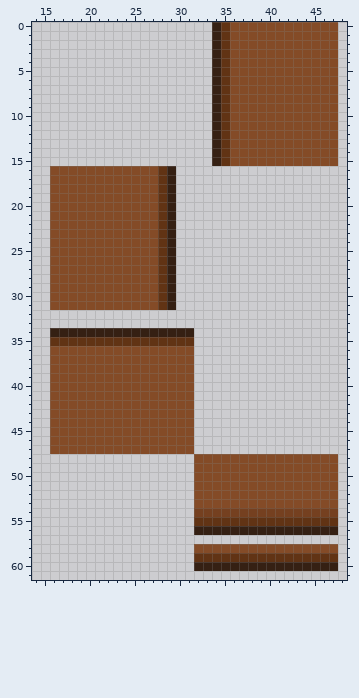
One commit to this pixel-art sprite: Resources/Textures/Structures/Furniture/Tables/card.rsi/state_4.png. This is how it looked before the edit.
The file is 64x64 pixels. Shown: x 14..48, y 0..61.
The result:
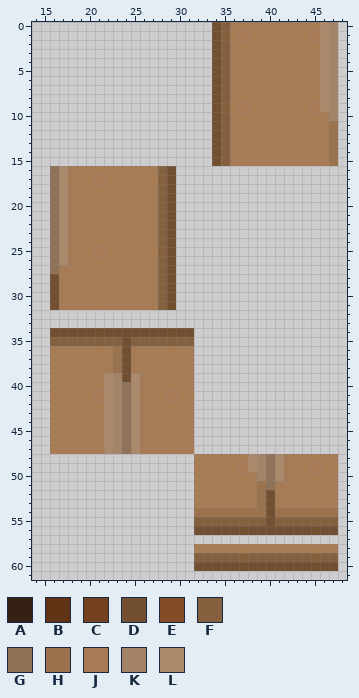
Palette (. is transparent): A #352013  B #613314  C #754020  D #724f30  E #844b27  F #85603f  G #8f7258  H #9b724d  J #a77c55  K #a48468  L #ab8a6c
The exact change:
Changed rows in their new state; - is an unchanged pixel.
first column x 16:
 0 ------------------DFJJJJJJJJJJLK
 1 ------------------DFJJJJJJJJJJLK
 2 ------------------DFJJJJJJJJJJLK
 3 ------------------DFJJJJJJJJJJLK
 4 ------------------DFJJJJJJJJJJLK
 5 ------------------DFJJJJJJJJJJLK
 6 ------------------DFJJJJJJJJJJLK
 7 ------------------DFJJJJJJJJJJLK
 8 ------------------DFJJJJJJJJJJLK
 9 ------------------DFJJJJJJJJJJLK
10 ------------------DFJJJJJJJJJJJK
11 ------------------DFJJJJJJJJJJJH
12 ------------------DFJJJJJJJJJJJH
13 ------------------DFJJJJJJJJJJJH
14 ------------------DFJJJJJJJJJJJH
15 ------------------DFJJJJJJJJJJJH
16 GLJJJJJJJJJJFD------------------
17 GLJJJJJJJJJJFD------------------
18 GLJJJJJJJJJJFD------------------
19 GLJJJJJJJJJJFD------------------
20 GLJJJJJJJJJJFD------------------
21 GLJJJJJJJJJJFD------------------
22 GLJJJJJJJJJJFD------------------
23 GLJJJJJJJJJJFD------------------
24 GLJJJJJJJJJJFD------------------
25 GLJJJJJJJJJJFD------------------
26 GLJJJJJJJJJJFD------------------
27 GJJJJJJJJJJJFD------------------
28 DJJJJJJJJJJJFD------------------
29 DJJJJJJJJJJJFD------------------
30 DJJJJJJJJJJJFD------------------
31 DJJJJJJJJJJJFD------------------
34 DDDDDDDDDDDDDDDD----------------
35 FFFFFFFFDFFFFFFF----------------
36 JJJJJJJHDJJJJJJJ----------------
37 JJJJJJJHDJJJJJJJ----------------
38 JJJJJJJHDJJJJJJJ----------------
39 JJJJJJLKDLJJJJJJ----------------
40 JJJJJJLKGLJJJJJJ----------------
41 JJJJJJLKGLJJJJJJ----------------
42 JJJJJJLKGLJJJJJJ----------------
43 JJJJJJLKGLJJJJJJ----------------
44 JJJJJJLKGLJJJJJJ----------------
45 JJJJJJLKGLJJJJJJ----------------
46 JJJJJJLKGLJJJJJJ----------------
47 JJJJJJLKGLJJJJJJ----------------
48 ----------------JJJJJJLKGLJJJJJJ
49 ----------------JJJJJJLKGLJJJJJJ
50 ----------------JJJJJJJKGLJJJJJJ
51 ----------------JJJJJJJHGJJJJJJJ
52 ----------------JJJJJJJHDJJJJJJJ
53 ----------------JJJJJJJHDJJJJJJJ
54 ----------------HHHHHHHHDHHHHHHH
55 ----------------FFFFFFFFDFFFFFFF
56 ----------------DDDDDDDDDDDDDDDD
58 ----------------JJJJJJJJJJJJJJJJ
59 ----------------FFFFFFFFFFFFFFFF
60 ----------------DDDDDDDDDDDDDDDD
Boxes around the changes in both pictures, in picture pixels (x1, y1, x2, y2):
changed: (50, 22, 338, 571)
